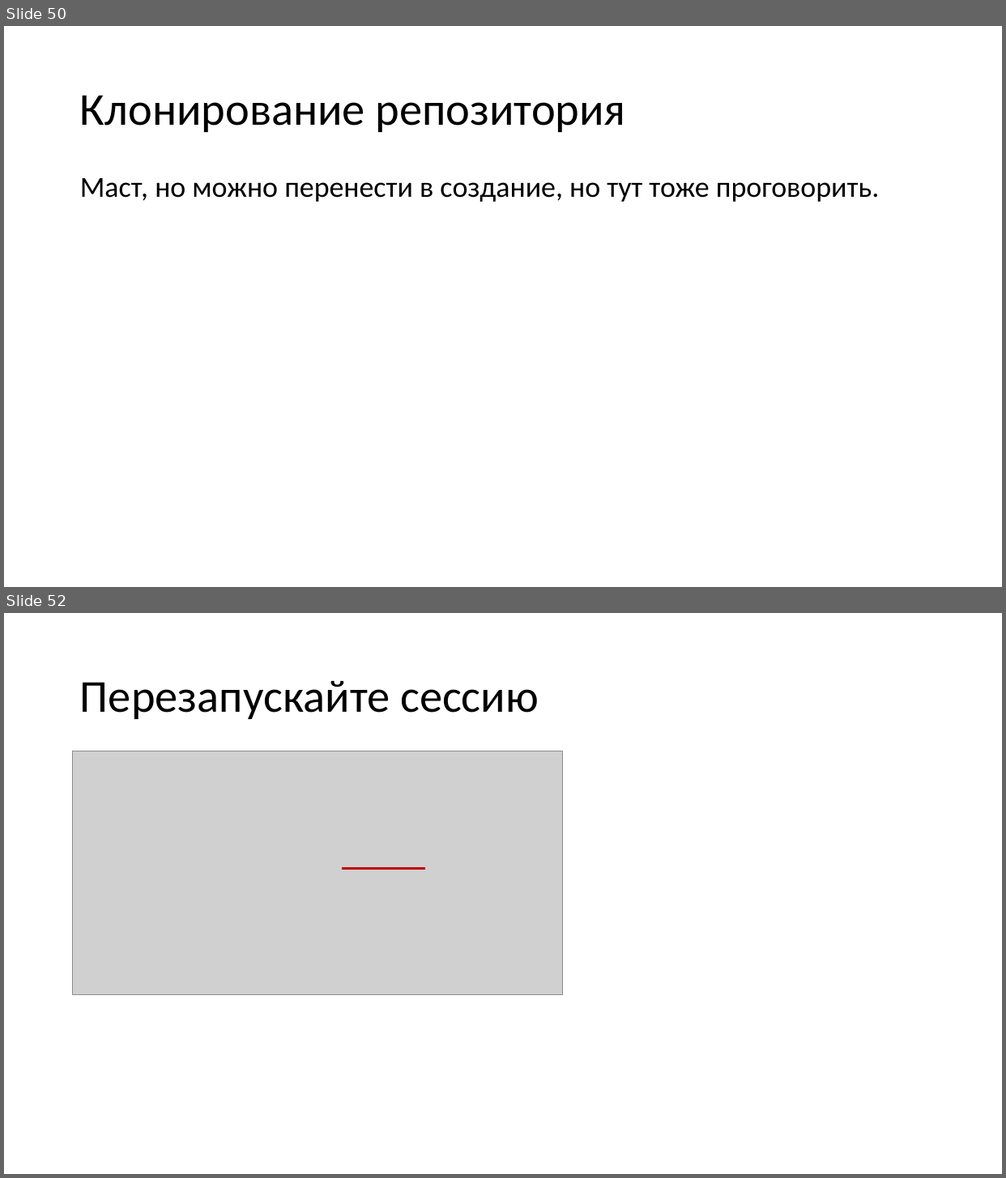
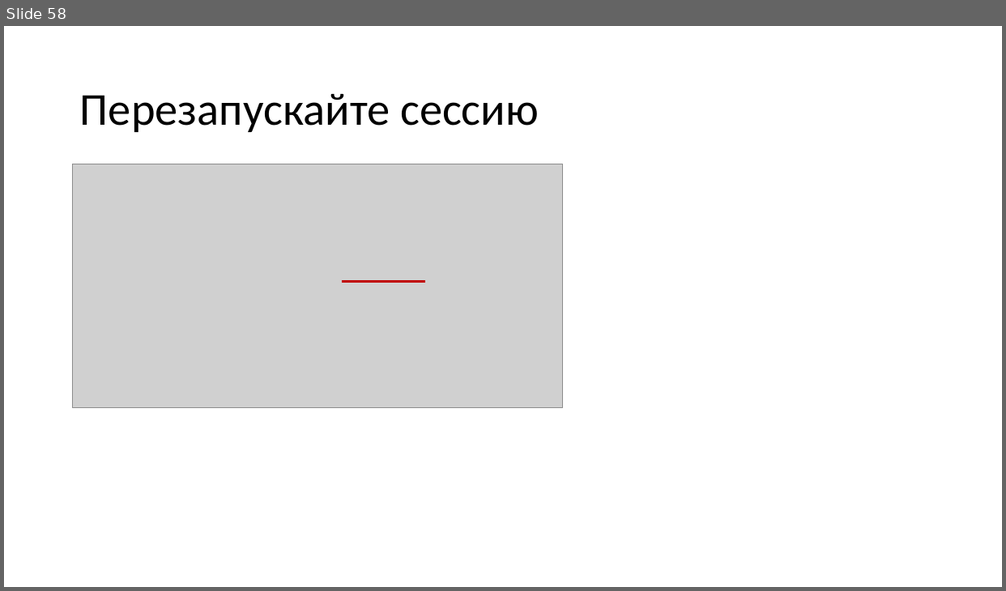
Before and after one commit to yoursdearboy/git-101, a slide deck: basic2.pptx. Shown one above the other, each under a label of ours: slides 50 and 52 before the commit, slide 58 after it; the slides between them are not shown. The pictures are 1006x1178 and 1006x591 pixels, drawn with LibreOffice and Linux fonts; fonts in the diff are those of the drawing; grey boxes stand for pictures. Boxes give left, top, right and bottom in pixels: in the first picture for what was removed or moved away, otherwise in the second. Text is boxed around its words. In the diff, an @@ line names an element or a change of style, - is before the commit and + after.

```diff
--- a/basic2.pptx
+++ b/basic2.pptx
@@ slide 50 removed at box(4, 26, 1002, 587), background #FFFFFF @@
@@ title removed at box(80, 95, 626, 132) @@
-Клонирование репозитория
@@ text removed at box(80, 178, 880, 202) @@
-Маст, но можно перенести в создание, но тут тоже проговорить.
@@ what was slide 52 is now slide 58 @@
```
Also in this commit, not shown: 10 slides changed, 13 slides added, 11 other slides removed.
